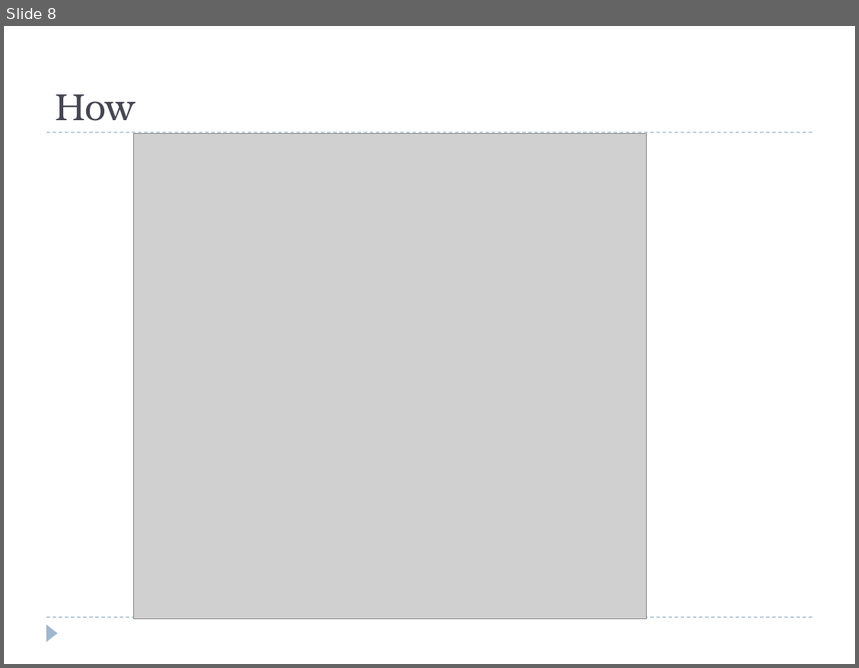
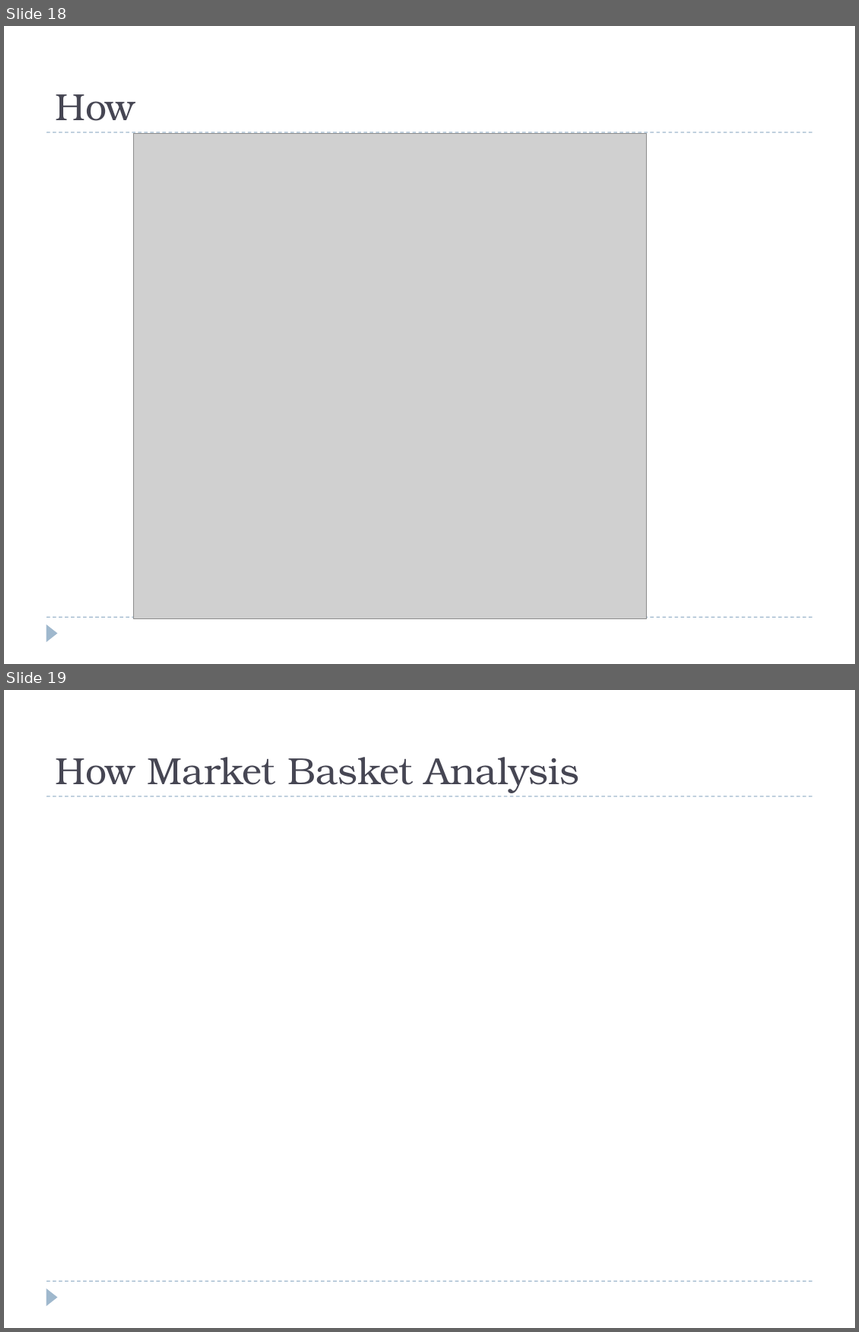
Before and after one commit to hbutani/SQLWindowing, a slide deck: docs/SQW.ppt. Shown one above the other, each under a label of ours: slide 8 before the commit, slides 18 and 19 after it. The pictures are 859x668 and 859x1332 pixels, drawn with LibreOffice and Linux fonts; fonts in the diff are those of the drawing; grey boxes stand for pictures. Boxes give left, top, right and bottom in pixels: in the first picture for what was removed or moved away, otherwise in the second. Text is boxed around its words. In the diff, an @@ line names an element or a change of style, - is before the commit and + after.

```diff
--- a/docs/SQW.ppt
+++ b/docs/SQW.ppt
@@ slide 19 added at (4, 690, 855, 1328), background #FFFFFF; not listed: 3 template elements that a slide beside it also shows @@
@@ title added at (55, 757, 579, 793), 32 pt, text #464653 @@
+How Market Basket Analysis
@@ what was slide 8 is now slide 18 @@
```
Also in this commit, not shown: 5 slides changed, 12 other slides added.
